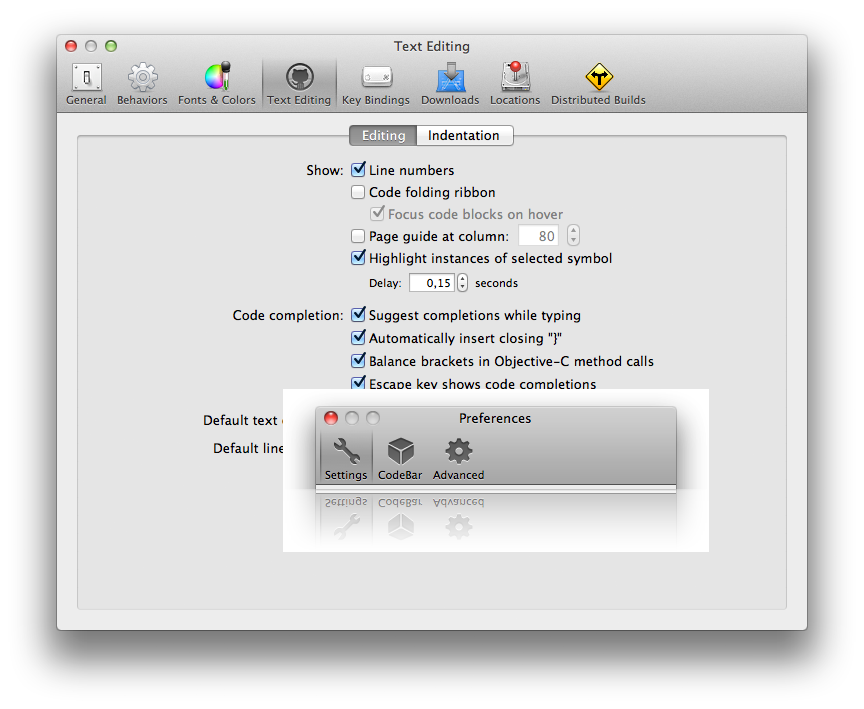
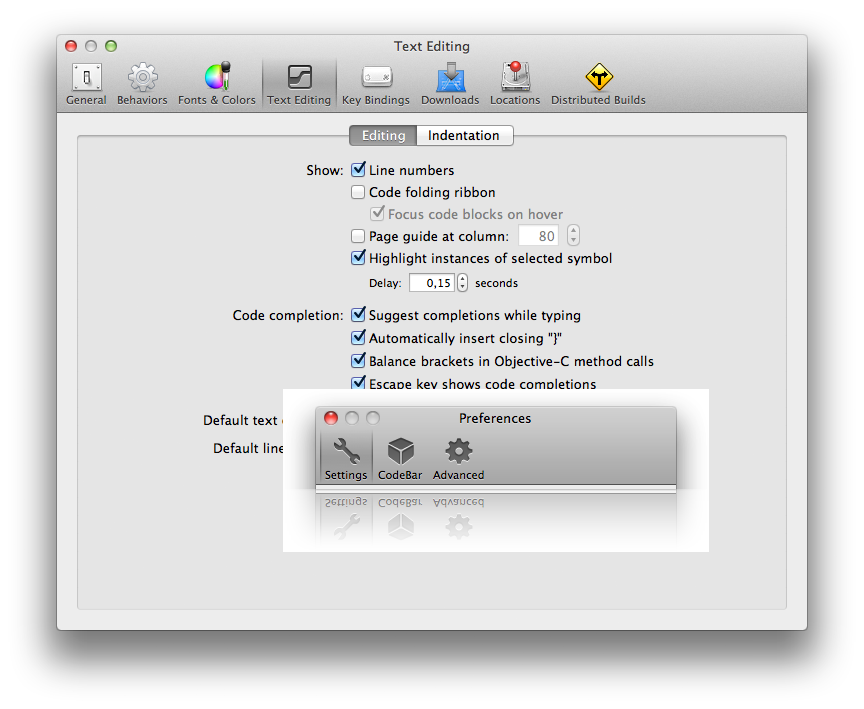
Two versions of the same layered image (864 x 709). Layer-by-layer changes:
hid "Github" over (286, 63, 314, 91)
showed "Diff", painted on it over (288, 65, 312, 89)
